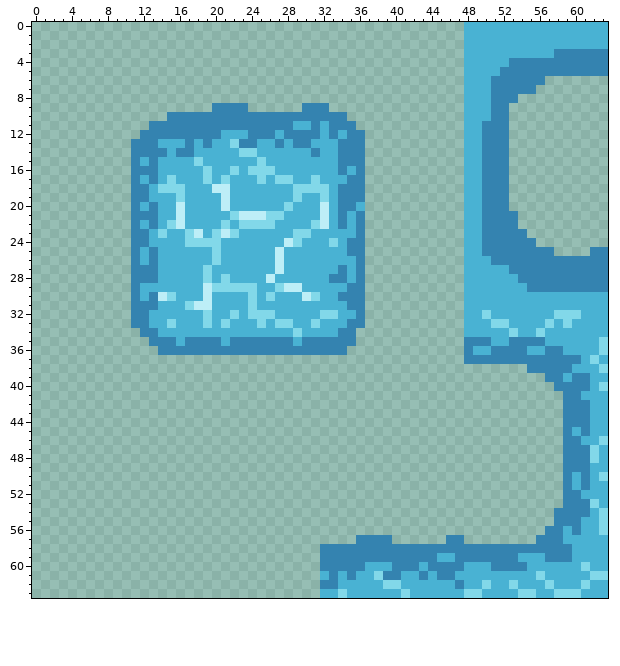
A pixel-art file gets an edit: a-n--ice-game/assets/aseprite/river.ase. Above is the file before it was changed.
64x64 pixels, 1 frame.
After:
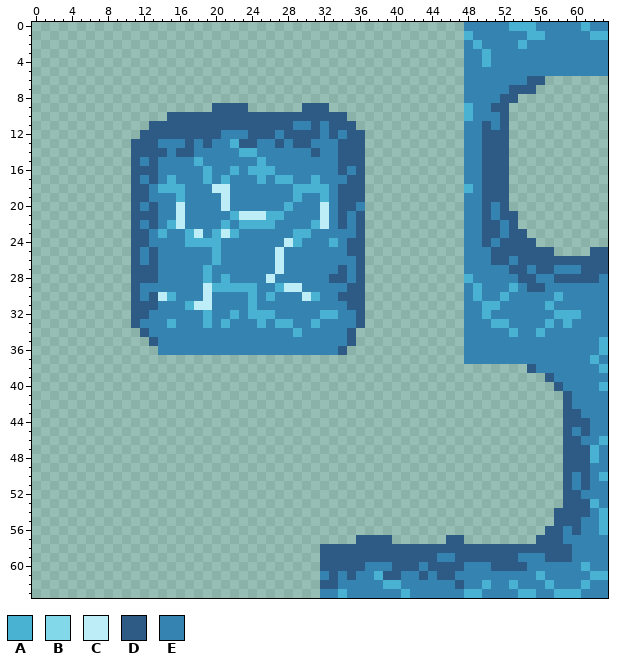
Palette (. is transparent): A #49b2d3  B #82d8e9  C #bdeef7  D #2d5b85  E #3483b0
The exact change:
Changed rows in their new state; - is an unchanged pixel.
first column x 11:
 0 -------------------------------------EEEEE---EEEEE-EE
 1 --------------------------------------EEEEEE--EEEEE--
 2 -------------------------------------E-EEEE-EEEEEEEEE
 3 -------------------------------------EE-EEEEEEE------
 4 -------------------------------------EE-EE-----------
 5 -------------------------------------EEEE------------
 6 -------------------------------------EEE----DD-------
 7 -------------------------------------EEE--DDD--------
 8 -------------------------------------EEE-DD----------
 9 ---------DDDD------DDD----------------EEDD-----------
10 ----DDDDDDDDDDDDDDDDDDDD--------------EE-D-----------
11 --DDDDDDDDDDDDDDDDEEDEDDD------------EED-D-----------
12 -DDDDDDDDDEEEDDDEDDDDEDEDD-----------EEDDD-----------
13 DDDEEEDEDEEADDEEDEDDEEEDDD-----------EEDDD-----------
14 DDDDEDDEEEEEAAEEEEEEDEEDDD-----------EEDDD-----------
15 DEDEEEEAEEEEEEAEEEEEEEEDDD-----------EEDDD-----------
16 DDDEEEEEAEEAEAAAEEEEEEEDED-----------EEDDD-----------
17 DEDEAEEEAEAEEEAEAAEEAEEEDD-----------EEDDD-----------
18 DDEAAAEEE--EEEEEEEAAAAEDDD------------EDDD-----------
19 DDEEEAEEEE-EEEEEEEAEEAEDDD-----------EEDDD-----------
20 DEDEE-EEEE-EEEEEEAEEE-EDDE-----------EED-D-----------
21 DDDEE-EEEEEA---AAEEEE-EDED-----------EED-DD----------
22 DEDEA-EEEEAEAAAAEEEEA-EDED-----------EEDD-D----------
23 DDEAEEA-EA-AEEEEEEAAEEEEED-----------EEDD-DD---------
24 DDEEEEAAAAEEEEEEE-AEEEAEDD-----------EED-DDDD--------
25 DEDEEEEEEAEEEEEE-EEEEEEEDD-----------EE-DDDDDDD----DD
26 DEDEEEEEEAEEEEEE-EEEEEEEED-----------EEEDD-DDDDDDDDDD
27 DDDEEEEEAEEEEEEE-EEEEEEDED-----------EEEEEDD-DD---DDD
28 DDDEEEEEAEAEEEE-EEEEEEDDED------------EEEEEDD--DDDDD-
29 DEEEEEEE-AAAAAEEA--EEEEEDD-----------E-EEE-EDD-------
30 DED-AEEE-EEEEAEAEEE-AEEDDD-----------E-EE-EEEEE-EEEEE
31 DDDEEEA--EEEEAEEEEEEEEEEDD-----------EE--EEEEE-EEEEEE
32 DDEEEEEEAEEAEAAAEEEEEAAEED-----------EEAEEEEEEEAAAEEE
33 D-EEAEEEAEAEEEAEAAEEAEEE-D-----------EEEAAEEEEAEAEEEE
34 -D-EEEEEEEEEEEEEEEAEEEE-D------------EEEEEAEEAEEEEEEE
35 --D--E----E-------E-----D---------------EE----EEEEEEA
36 -----------------------D--------------EE----EE--EEEEA
37 --------------------------------------------------EAE
38 --------------------------------------------D----EEEA
39 ----------------------------------------------D-E--EE
40 -----------------------------------------------D---EA
41 ------------------------------------------------D-EEE
42 ------------------------------------------------D--EE
43 ------------------------------------------------DD-EE
44 ------------------------------------------------DDDEE
45 ------------------------------------------------DEDEE
46 ------------------------------------------------DDEEA
47 ------------------------------------------------DDDAE
48 ------------------------------------------------DDDAE
49 ------------------------------------------------DDDEE
50 ------------------------------------------------DEDEA
51 ------------------------------------------------DEDEE
52 ------------------------------------------------DDEEE
53 ------------------------------------------------DDDAE
54 -----------------------------------------------DDDDEA
55 -----------------------------------------------DDDEEA
56 ----------------------------------------------DDEDEEA
57 -------------------------DDDD------DD--------DDDEEEEE
58 ---------------------DDDDDDDDDDDDDDDDDDDDDDDDDDDDEEEE
59 ---------------------DDDDDDDDDDDDDEEDDDDDDDEEEDDDEEEE
60 ---------------------DDDDDEEEDDDEDDDDEEEDDDDEEEEEEAEE
61 ---------------------EDEDEEADDEEDEDDEEEEEEEEEAEEEEEAA
62 ---------------------DDEEEEEAAEEEEEEDEEAEEAEEEAEEEAEE
63 ---------------------EEAEEEEEEAEEEEEEAAEEEEAAEEAAAEEE
Where, in picture pixels (left, top, right, bottom), the same in both pictures:
changed: (131, 22, 608, 598)
